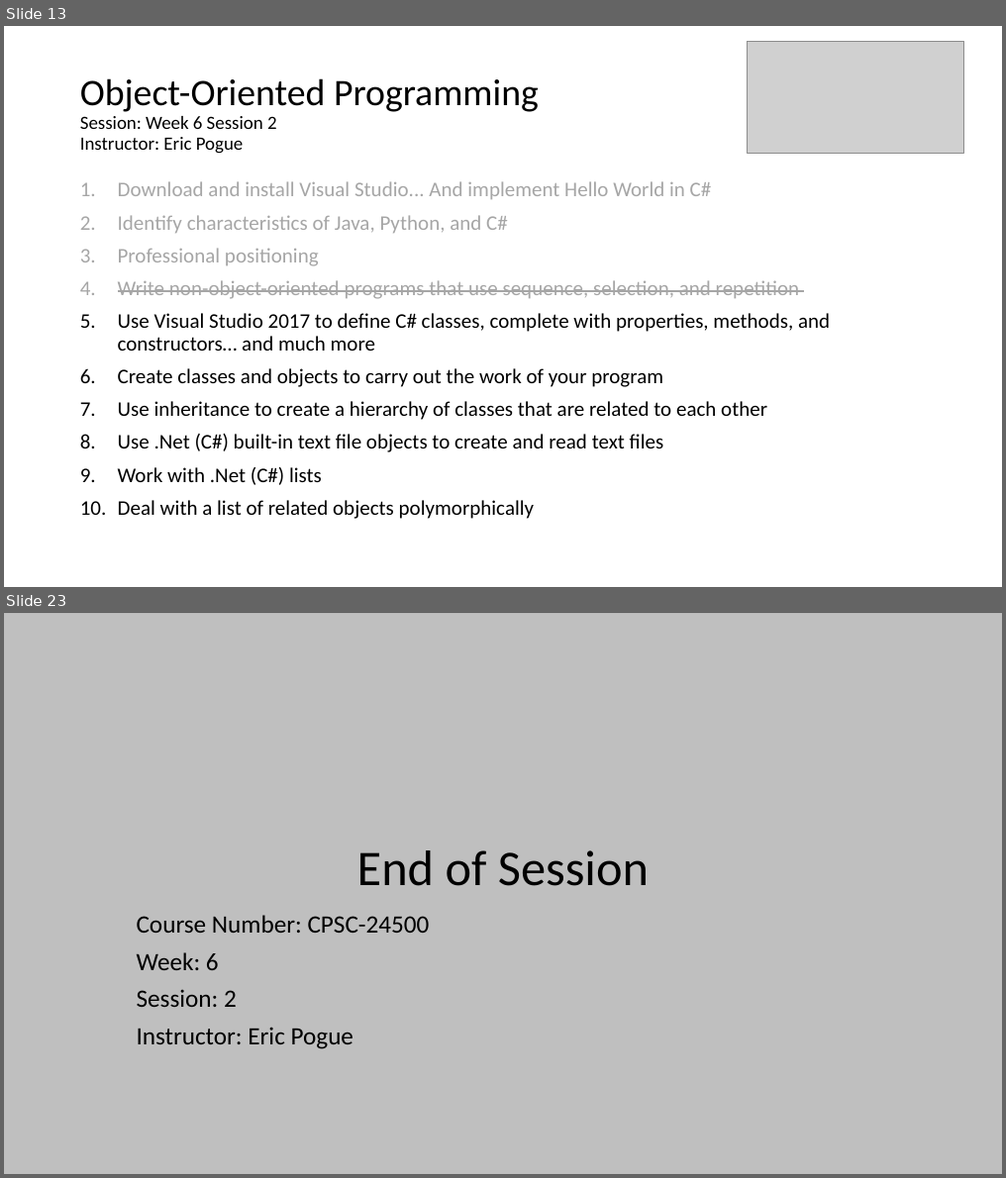
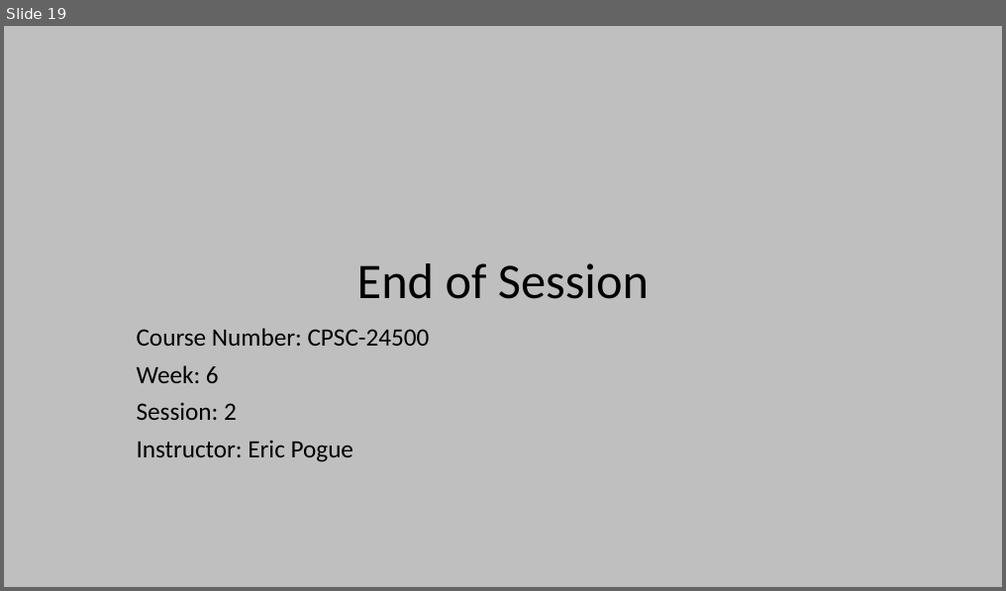
Before and after one commit to EricJPogue/www-epogue-info, a slide deck: CPSC-24500/Week07/2017SpringW07Slides.pptx. Shown one above the other, each under a label of ours: slides 13 and 23 before the commit, slide 19 after it; the slides between them are not shown. The pictures are 1006x1178 and 1006x591 pixels, drawn with LibreOffice and Linux fonts; fonts in the diff are those of the drawing; grey boxes stand for pictures. Boxes give left, top, right and bottom in pixels: in the first picture for what was removed or moved away, otherwise in the second. Text is boxed around its words. In the diff, an @@ line names an element or a change of style, - is before the commit and + after.

Commit message:
Update week 7 files.

```diff
--- a/CPSC-24500/Week07/2017SpringW07Slides.pptx
+++ b/CPSC-24500/Week07/2017SpringW07Slides.pptx
@@ slide 13 removed at [4,26,1002,587], background #FFFFFF @@
@@ picture removed at [746,41,964,153] @@
@@ title removed at [80,78,539,154] @@
-Object-Oriented Programming
-Session: Week 6 Session 2
-Instructor: Eric Pogue
@@ text removed at [118,181,830,519] @@
-1. Download and install Visual Studio... And implement Hello World in C#
-2. Identify characteristics of Java, Python, and C#
-3. Professional positioning
-4. Write non-object-oriented programs that use sequence, selection, and repetition
-5. Use Visual Studio 2017 to define C# classes, complete with properties, methods, and constructors… and much more
-6. Create classes and objects to carry out the work of your program
-7. Use inheritance to create a hierarchy of classes that are related to each other
-8. Use .Net (C#) built-in text file objects to create and read text files
-9. Work with .Net (C#) lists
-10. Deal with a list of related objects polymorphically
@@ what was slide 23 is now slide 19 @@
```
Also in this commit, not shown: 6 slides changed, 12 slides added, 19 other slides removed, 6 other files.
